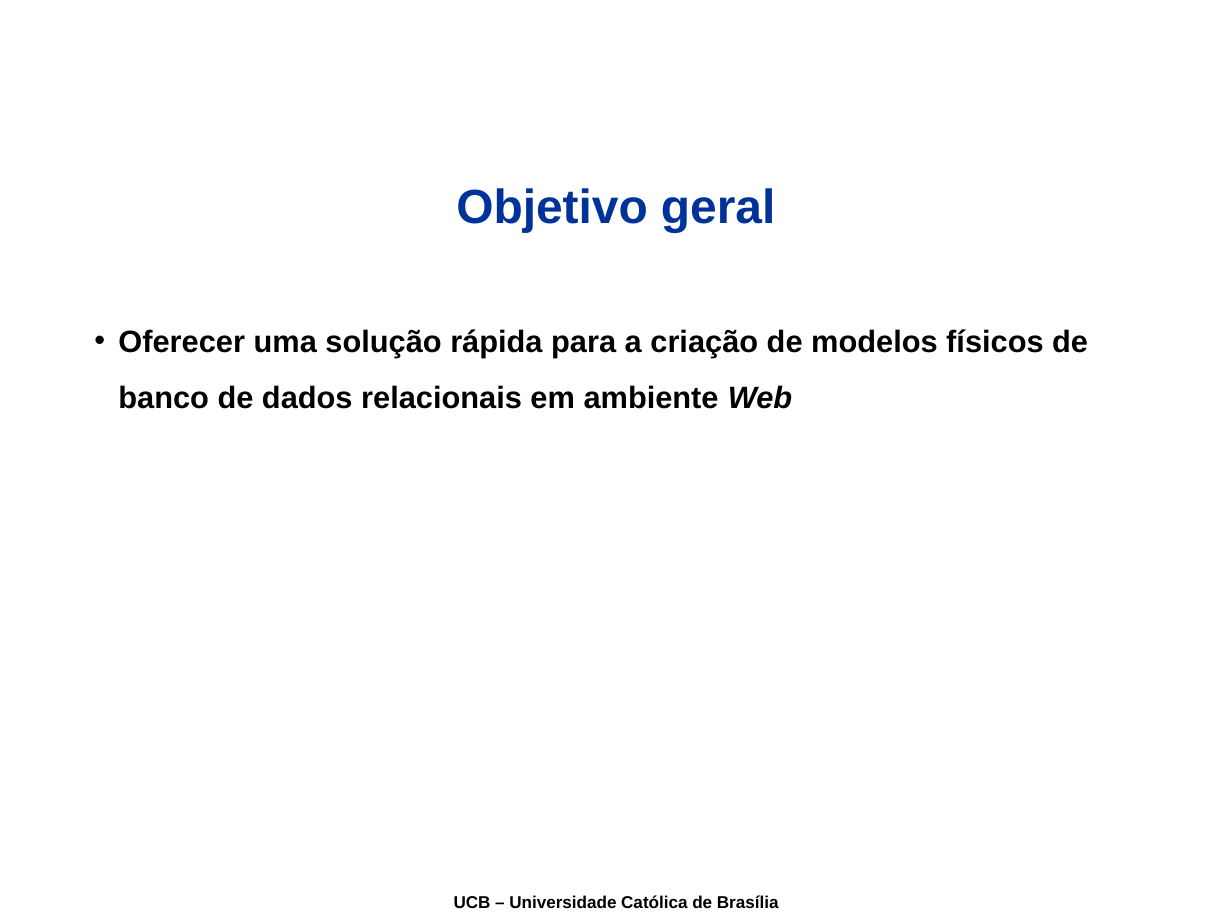
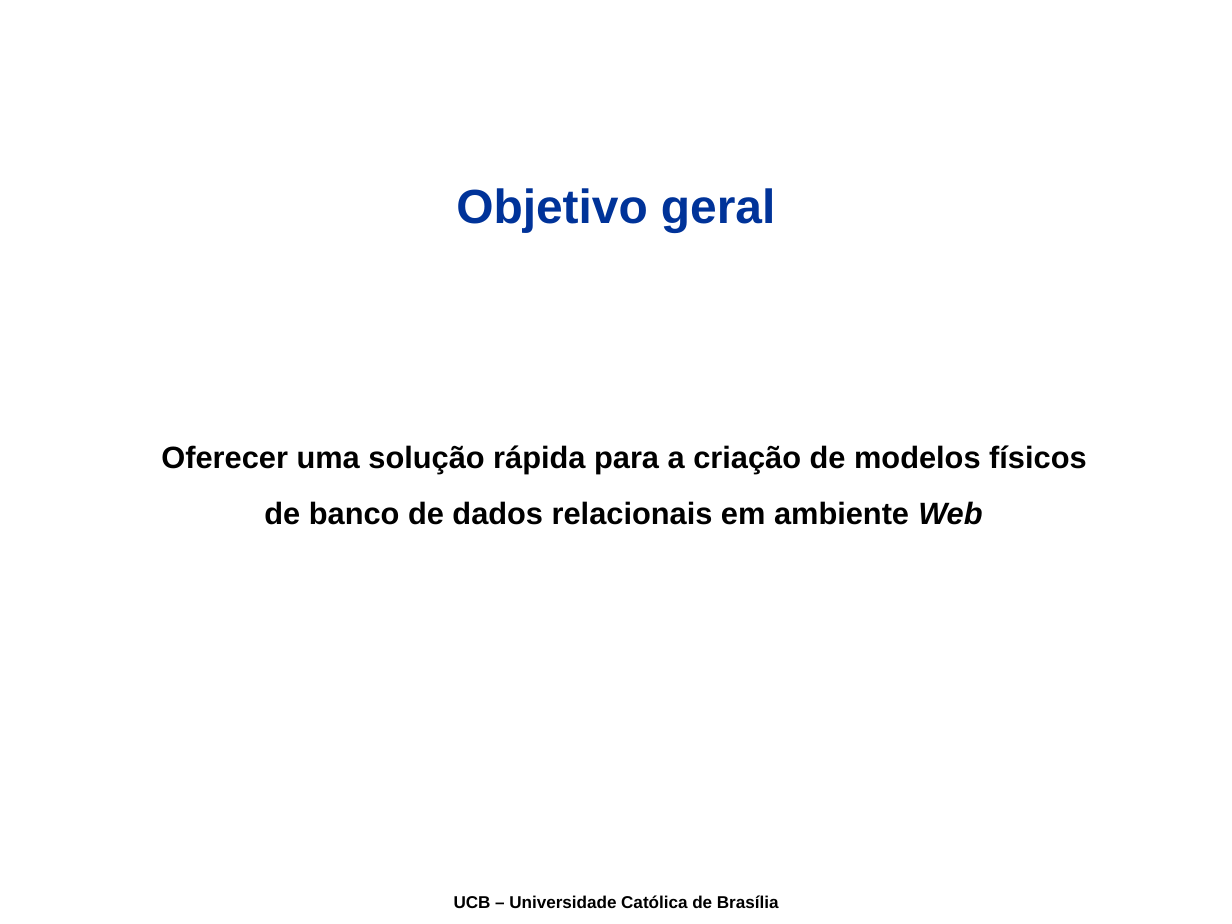
Before and after one commit to joaogabriel/webdatamodeling, a slide deck: slide 6 of docs/08-Apresentacao/Apresentação.ppt. Drawn at 1232x924 pixels with LibreOffice and Linux fonts; fonts in the diff are those of the drawing; background and template pictures are left out. Boxes give left, top, right and bottom in pixels: in the first picture for what was removed or moved away, otherwise in the second. Text is boxed around its words. In the diff, an @@ line names an element or a change of style, - is before the commit and + after.

```diff
--- a/docs/08-Apresentacao/Apresentação.ppt
+++ b/docs/08-Apresentacao/Apresentação.ppt
@@ text "Oferecer uma solução rápida para ..." moved from (x1=118, y1=329, x2=1088, y2=409) to (x1=161, y1=445, x2=1086, y2=525) @@
@@ text "Oferecer uma solução rápida para ..." at (x1=161, y1=445, x2=1086, y2=525): alignment left to centre; bullet • to none @@
```
Also in this commit, not shown: 5 other slides changed, 2 slides added, 2 other files.
